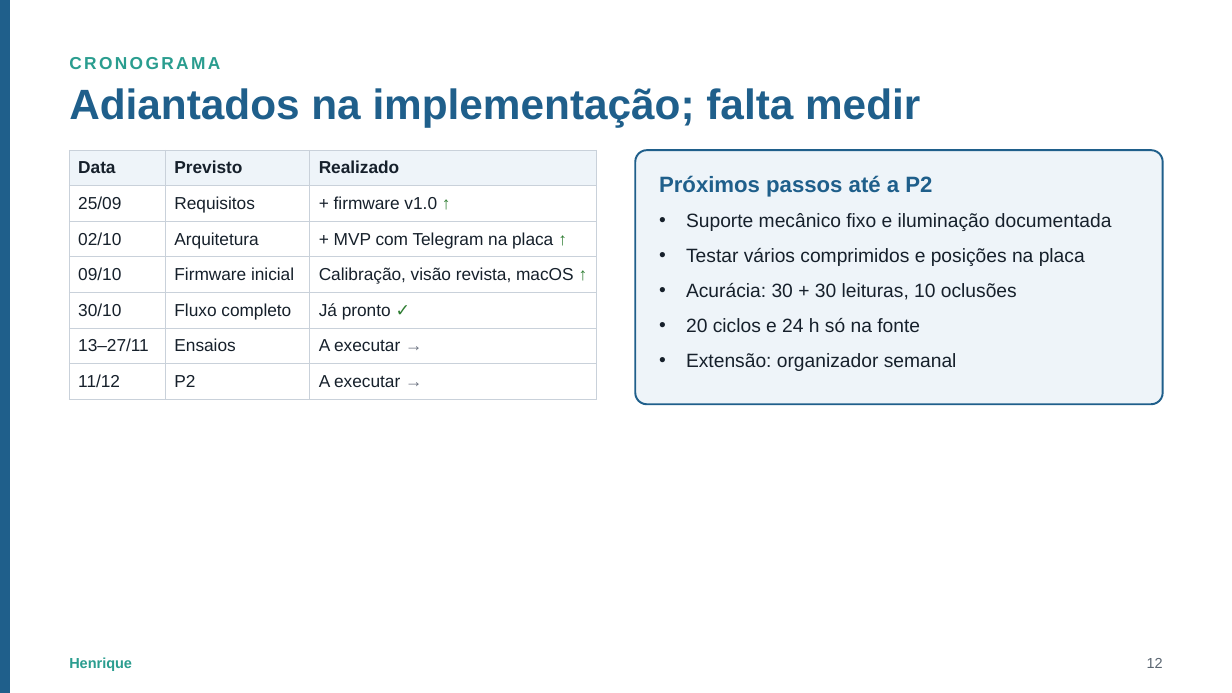
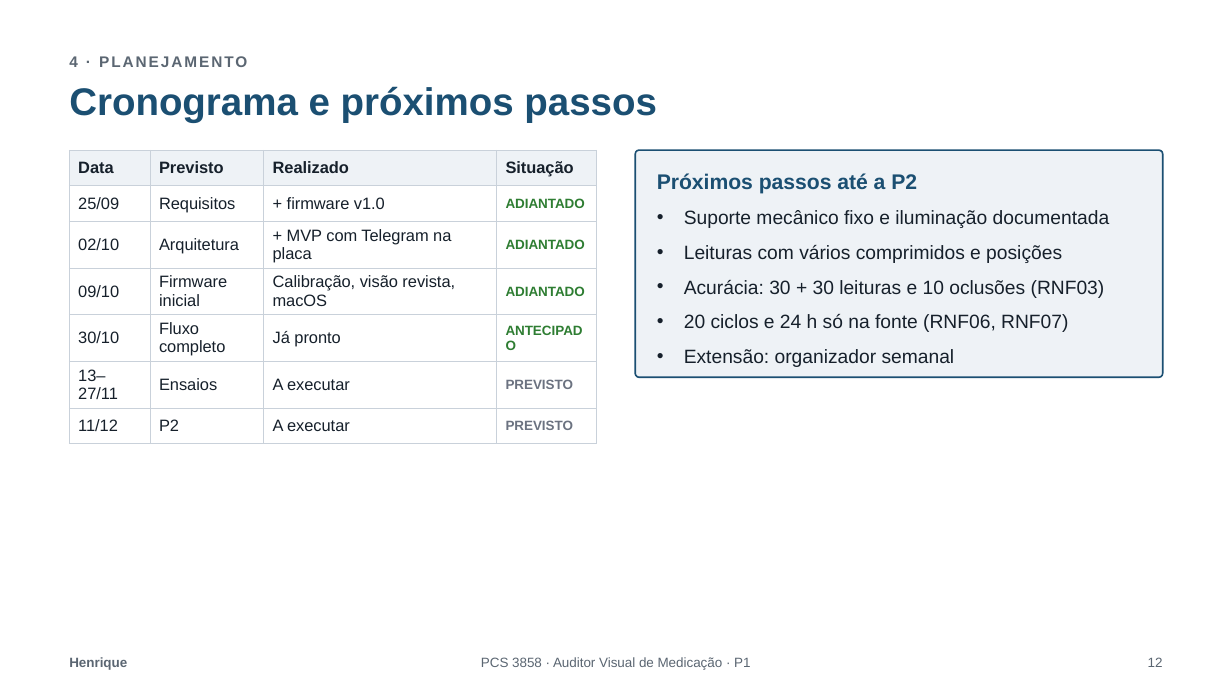
Before and after one commit to MurakamiHenrique/auditor-de-medicacao, a slide deck: slide 12 of Entrega-P1/Apresentacao_P1.pptx. Drawn at 1232x693 pixels with LibreOffice and Linux fonts; fonts in the diff are those of the drawing. Boxes give left, top, right and bottom in pixels: in the first picture for what was removed or moved away, otherwise in the second. Text is boxed around its words. In the diff, an @@ line names an element or a change of style, - is before the commit and + after.

```diff
--- a/Entrega-P1/Apresentacao_P1.pptx
+++ b/Entrega-P1/Apresentacao_P1.pptx
@@ rectangle removed at (x1=0, y1=0, x2=9, y2=693) @@
@@ text at (x1=69, y1=56, x2=247, y2=67): text changed; size 13.5 to 12 pt; text colour #2A9D8F to #5B6672 @@
-CRONOGRAMA
+4 · PLANEJAMENTO
@@ title at (x1=69, y1=86, x2=657, y2=123): text changed; size 33 to 30 pt; text colour #1F5F8B to #1B4F72 @@
-Adiantados na implementação; falta medir
+Cronograma e próximos passos
@@ table at (x1=69, y1=150, x2=597, y2=435) @@
-column 3: Realizado | + firmware v1.0 ↑ | + MVP com Telegram na placa ↑ | Calibração, visão revista, macOS ↑ | Já pronto ✓ | A executar → | A executar →
+column 3: Realizado | + firmware v1.0 | + MVP com Telegram na placa | Calibração, visão revista, macOS | Já pronto | A executar | A executar
+column 4: Situação | ADIANTADO | ADIANTADO | ADIANTADO | ANTECIPADO | PREVISTO | PREVISTO
@@ rounded rectangle "Próximos passos até a P2" resized from (x1=636, y1=150, x2=1164, y2=404) to (x1=636, y1=150, x2=1164, y2=377) @@
@@ rounded rectangle "Próximos passos até a P2" at (x1=636, y1=150, x2=1164, y2=377): fill #EEF4F9 to #EEF2F6; outline #1F5F8B 1.5 pt to #1B4F72 1.25 pt; proportions changed @@
@@ text in rounded rectangle at (x1=657, y1=173, x2=917, y2=194): size 17.2 to 16.5 pt, text colour #1F5F8B to #1B4F72 in "Próximos passos até a P2" @@
@@ text in rounded rectangle at (x1=684, y1=245, x2=1105, y2=332): text changed @@
-• Testar vários comprimidos e posições na placa
-• Acurácia: 30 + 30 leituras, 10 oclusões
-• 20 ciclos e 24 h só na fonte
+• Leituras com vários comprimidos e posições
+• Acurácia: 30 + 30 leituras e 10 oclusões (RNF03)
+• 20 ciclos e 24 h só na fonte (RNF06, RNF07)
@@ text "Henrique" at (x1=69, y1=657, x2=127, y2=670): size 11.2 to 10.5 pt, text colour #2A9D8F to #5B6672 @@
@@ text added at (x1=481, y1=657, x2=750, y2=670), 10.5 pt, text #5B6672 @@
+PCS 3858 · Auditor Visual de Medicação · P1
@@ page number at (x1=1148, y1=657, x2=1163, y2=667): size 11.2 to 10.5 pt @@
```
Also in this commit, not shown: 11 other slides changed.
